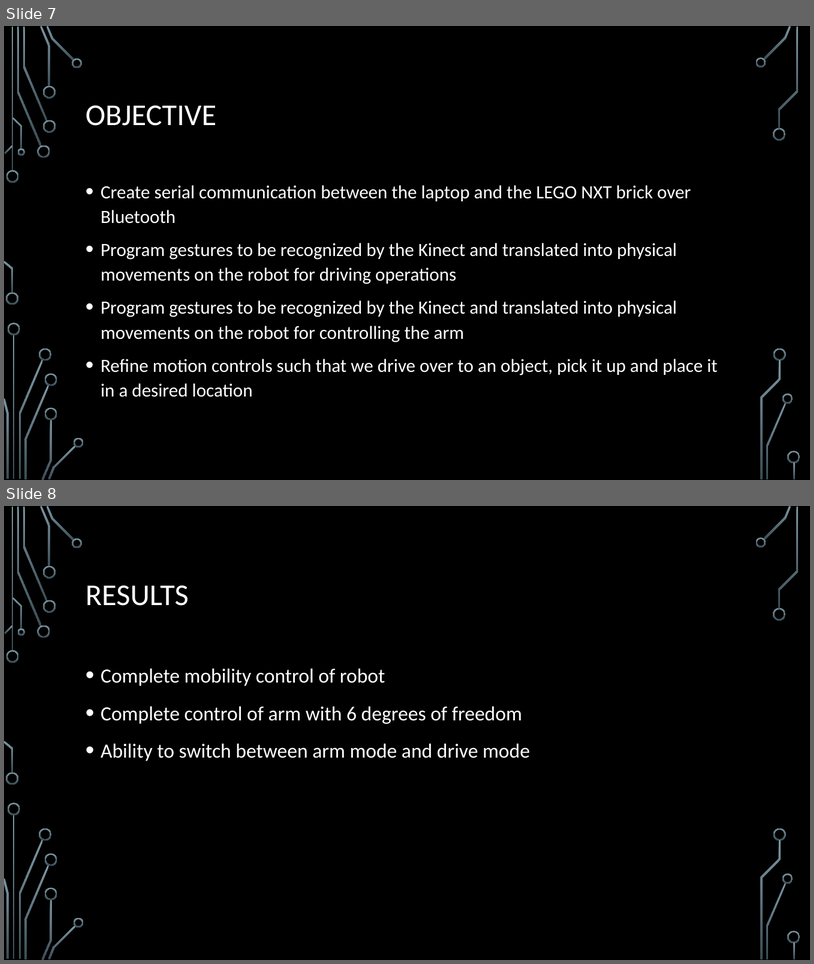
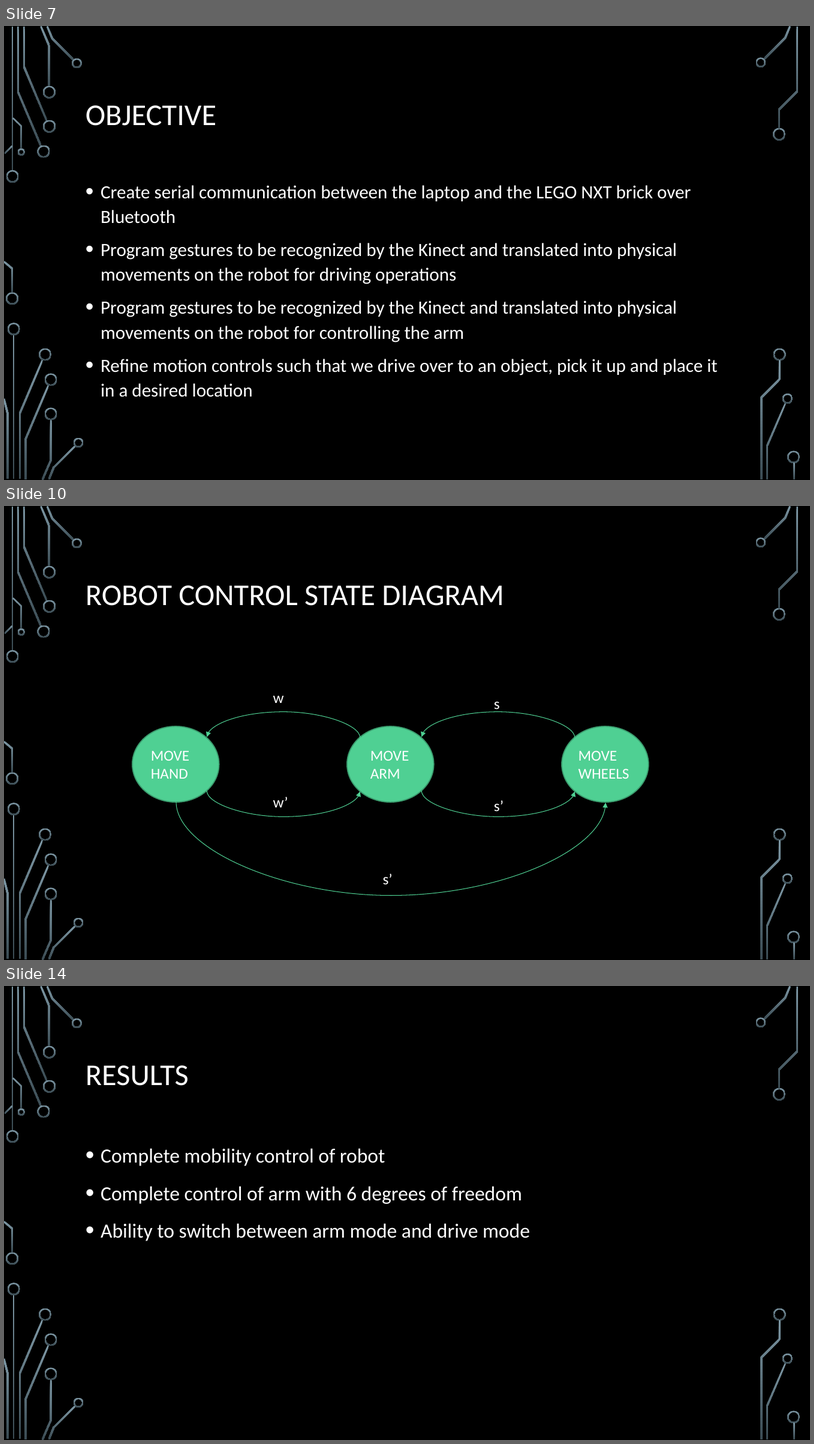
Before and after one commit to vernonrj/robotics-kinect, a slide deck: Nixon Bohr.pptx. Shown one above the other, each under a label of ours: slides 7 and 8 before the commit, slides 7, 10 and 14 after it; the slides between them are not shown. The pictures are 814x964 and 814x1444 pixels, drawn with LibreOffice and Linux fonts; fonts in the diff are those of the drawing; background and template pictures are left out. Boxes give left, top, right and bottom in pixels: in the first picture for what was removed or moved away, otherwise in the second. Text is boxed around its words. In the diff, an @@ line names an element or a change of style, - is before the commit and + after.

```diff
--- a/Nixon Bohr.pptx
+++ b/Nixon Bohr.pptx
@@ slide 10 added at box(4, 506, 810, 960), background picture (left out); not listed: 36 template elements that a slide beside it also shows @@
@@ title added at box(86, 585, 504, 606), 36 pt, text #FFFFFF @@
+ROBOT CONTROL STATE DIAGRAM
@@ text added at box(273, 696, 284, 703), 18 pt, text #FFFFFF @@
+w
@@ text added at box(494, 701, 500, 712), 18 pt, text #FFFFFF @@
+s
@@ curved arrow added from (360, 738) to (207, 737), #4FD093 0.75 pt @@
@@ curved arrow added from (575, 738) to (422, 737), #4FD093 0.75 pt @@
@@ ellipse added at box(132, 726, 219, 802), fill #4FD093, outline #3A9A6D 1.25 pt @@
@@ ellipse added at box(347, 726, 434, 802), fill #4FD093, outline #3A9A6D 1.25 pt @@
@@ ellipse added at box(563, 726, 650, 802), fill #4FD093, outline #3A9A6D 1.25 pt @@
@@ text added at box(151, 750, 189, 778), 18 pt, text #FFFFFF @@
+MOVE HAND
@@ text added at box(371, 750, 409, 778), 18 pt, text #FFFFFF @@
+MOVE ARM
@@ text added at box(579, 750, 630, 778), 18 pt, text #FFFFFF @@
+MOVE WHEELS
@@ curved arrow added from (207, 790) to (360, 792), #4FD093 0.75 pt @@
@@ curved arrow added from (422, 790) to (575, 792), #4FD093 0.75 pt @@
@@ curved arrow added from (176, 802) to (606, 802), #4FD093 0.75 pt @@
@@ text added at box(273, 796, 288, 807), 18 pt, text #FFFFFF @@
+w’
@@ text added at box(494, 800, 504, 811), 18 pt, text #FFFFFF @@
+s’
@@ text added at box(383, 873, 393, 885), 18 pt, text #FFFFFF @@
+s’
@@ what was slide 8 is now slide 14 @@
```
Also in this commit, not shown: 1 slide changed, 5 other slides added.
